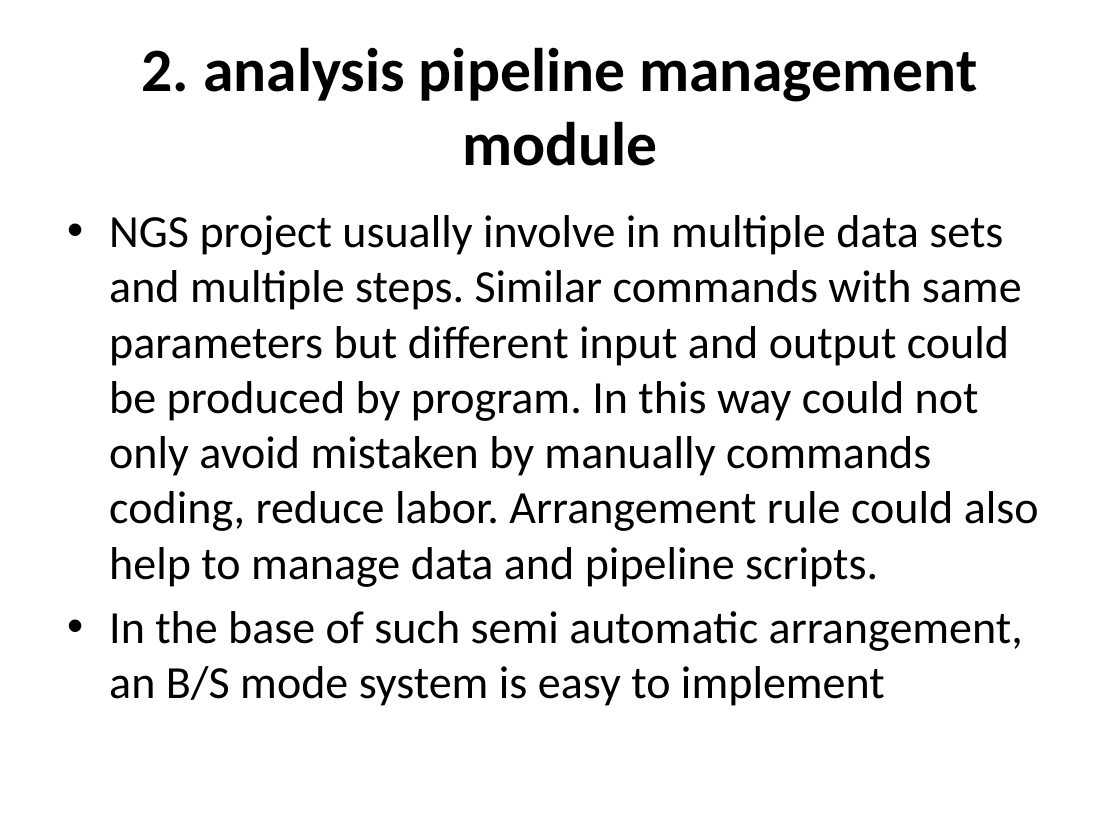
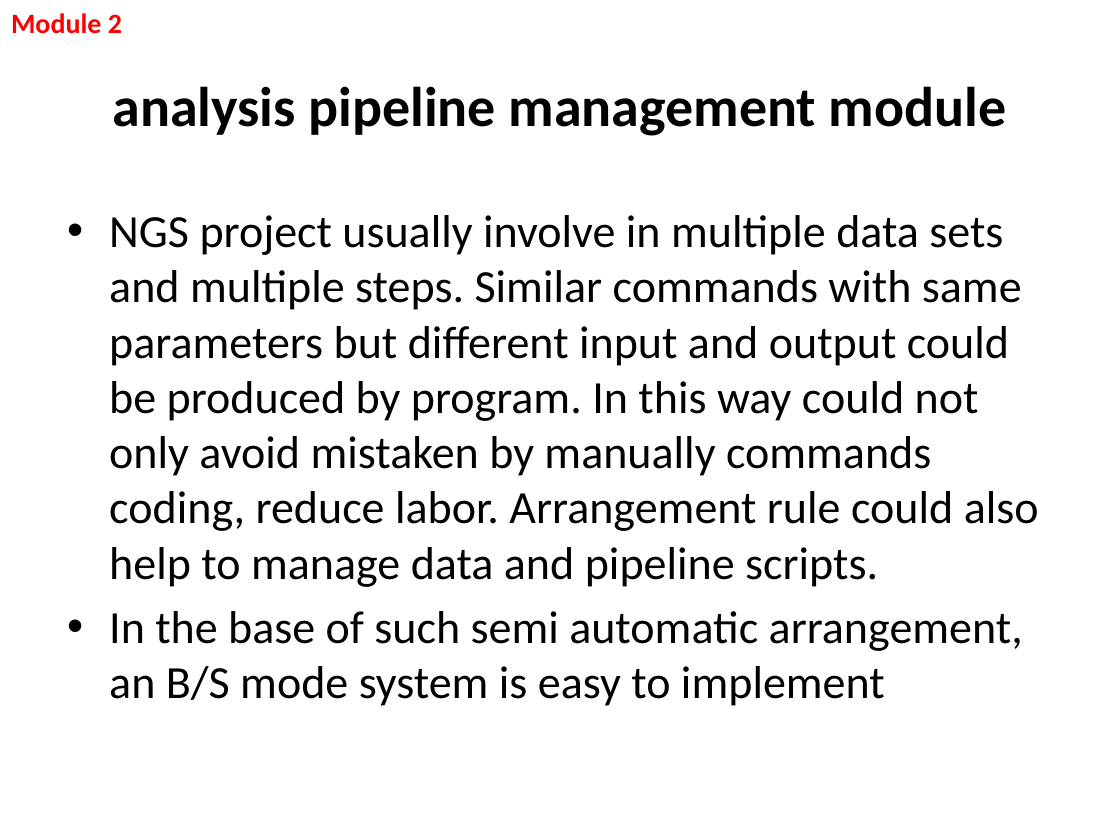
Before and after one commit to vitogump/lifelit, a slide deck: slide 5 of userGuide.pptx (slide 4 before the commit). Drawn at 1120x840 pixels with LibreOffice and Linux fonts; fonts in the diff are those of the drawing. Boxes give left, top, right and bottom in pixels: in the first picture for what was removed or moved away, otherwise in the second. Text is boxed around its words. In the diff, an @@ line names an element or a change of style, - is before the commit and + after.

```diff
--- a/userGuide.pptx
+++ b/userGuide.pptx
@@ text added at (x1=11, y1=13, x2=122, y2=34), 18 pt, text #FF0000, bold @@
+Module 2
@@ title at (x1=113, y1=86, x2=1007, y2=136): text changed; size 39.6 to 36 pt @@
-2. analysis pipeline management module
+analysis pipeline management module
```
Also in this commit, not shown: 6 other slides changed, 1 slide added, 6 other files.
